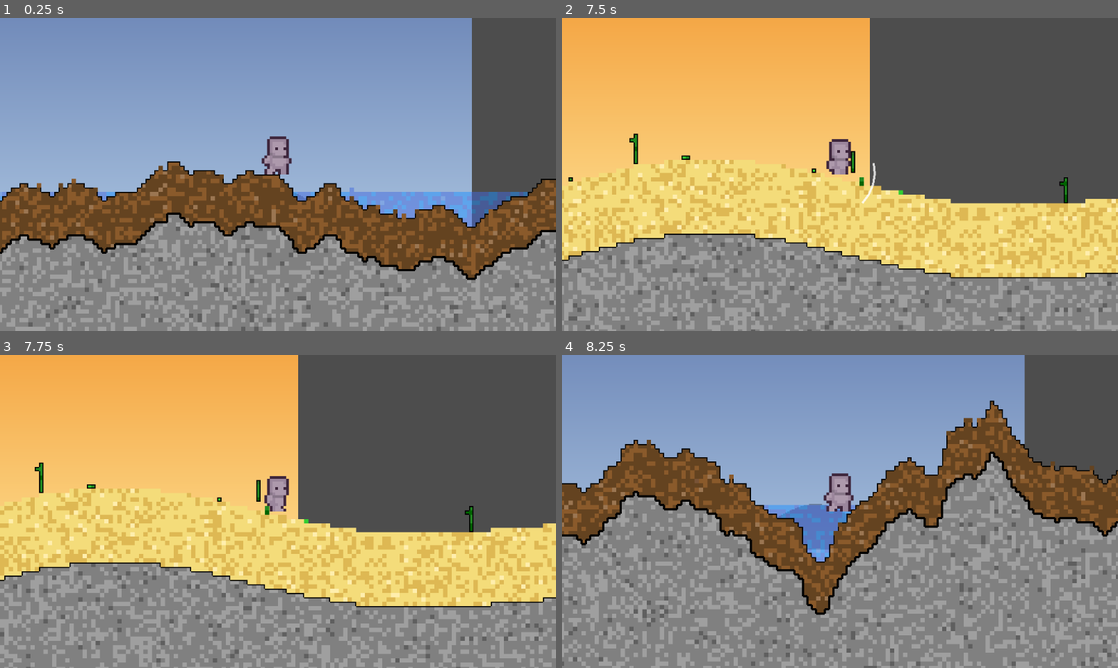
Above: before the commit, frames 1-4 (two rows, left to right).
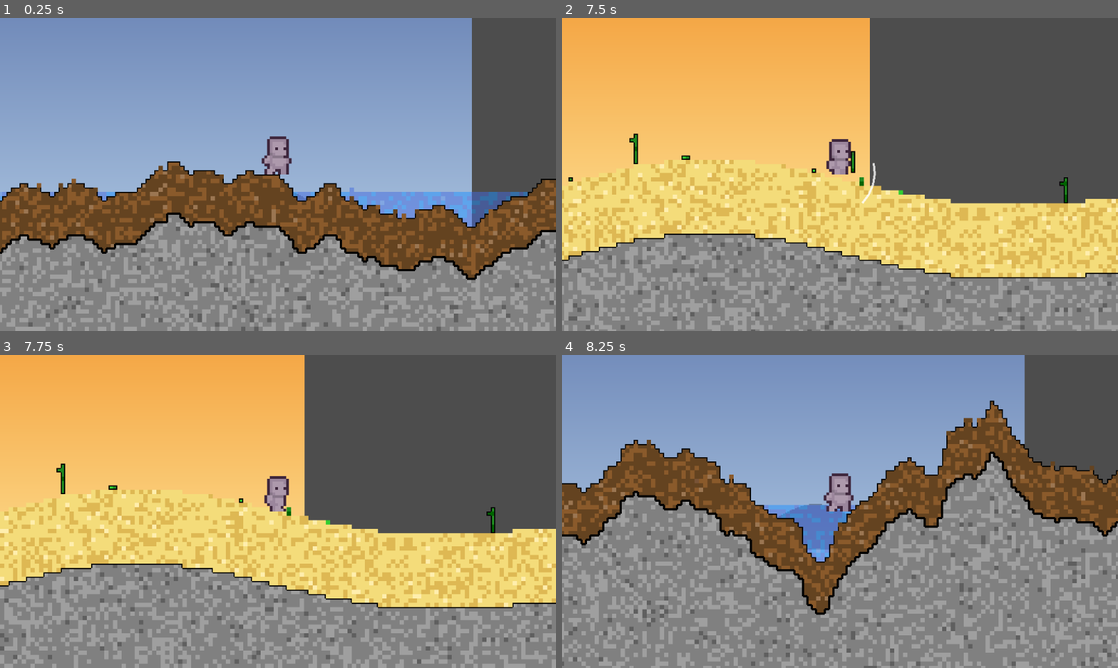
Above: after the commit, the same moments.

Repository: MessrsBrightside/pixel-mixel
Game: Godot game, scene res://scenes/main.tscn
Two runs of this game, one before a commit and one after it. Both use one fixed random seed, a clock stepped at 60 frames per second and the inputs below.
Inputs (mouse positions are in pixels of both pictures, inside the frame that each line leads up to):
- Up to frame 1 (0.25 s): no input
- Up to frame 2 (7.5 s): tap Enter (ui_accept) at 0.5, 0.77, 1.52, 3.02, 3.77, 4.52, 6.02, 6.77 s; move the mouse to (812, 237) at 0.52 s; hold Up 0.53-2.03 s; tap 1 at 0.6 s; click (812, 237) at 0.67 s; move the mouse to (1006, 221) at 1.27 s; tap 2 at 1.35 s; move the mouse to (673, 127) at 2.02 s; hold Left (ui_left) 2.03-3.53 s; tap 3 at 2.1 s; move the mouse to (867, 174) at 2.77 s; tap 4 at 2.85 s; click (867, 174) at 2.92 s; move the mouse to (756, 96) at 3.52 s; hold Down 3.53-4.28 s; tap 5 at 3.6 s; move the mouse to (962, 158) at 4.27 s; hold Right (ui_right) 4.28-5.03 s; tap 6 at 4.35 s; move the mouse to (728, 190) at 5.02 s; hold Up 5.03-5.78 s; tap 7 at 5.1 s; click (728, 190) at 5.17 s; move the mouse to (895, 105) at 5.77 s; hold Right (ui_right) from 5.78 s (still down); tap 8 at 5.85 s; move the mouse to (812, 237) at 6.52 s; tap 9 at 6.6 s; move the mouse to (1006, 221) at 7.27 s; tap 0 at 7.35 s; click (1006, 221) at 7.42 s
- Up to frame 3 (7.75 s): keep holding Right (ui_right); tap Enter (ui_accept) at 7.52 s
- Up to frame 4 (8.25 s): move the mouse to (673, 464) at 8.02 s; release Right (ui_right) at 8.03 s; hold Down from 8.03 s (still down); tap R at 8.1 s

Frames 1-2 are identical in both runs. In frame 3, 24% of the frame differs, in the area x 0-100%, y 0-100%; in frame 4, nothing differs.

Commit message:
Loose chunks always collide with player (passable only applies to static)

Diff:
--- a/scripts/player.gd
+++ b/scripts/player.gd
@@ -145,6 +145,8 @@
 		return false
 	if chunk.state == ChunkGrid.State.LIQUID:
 		return false
+	if chunk.state == ChunkGrid.State.LOOSE:
+		return true  # Loose chunks always block player
 	if terrain_defs.size() > chunk.terrain and terrain_defs[chunk.terrain] != null:
 		return not terrain_defs[chunk.terrain].passable
 	return true
